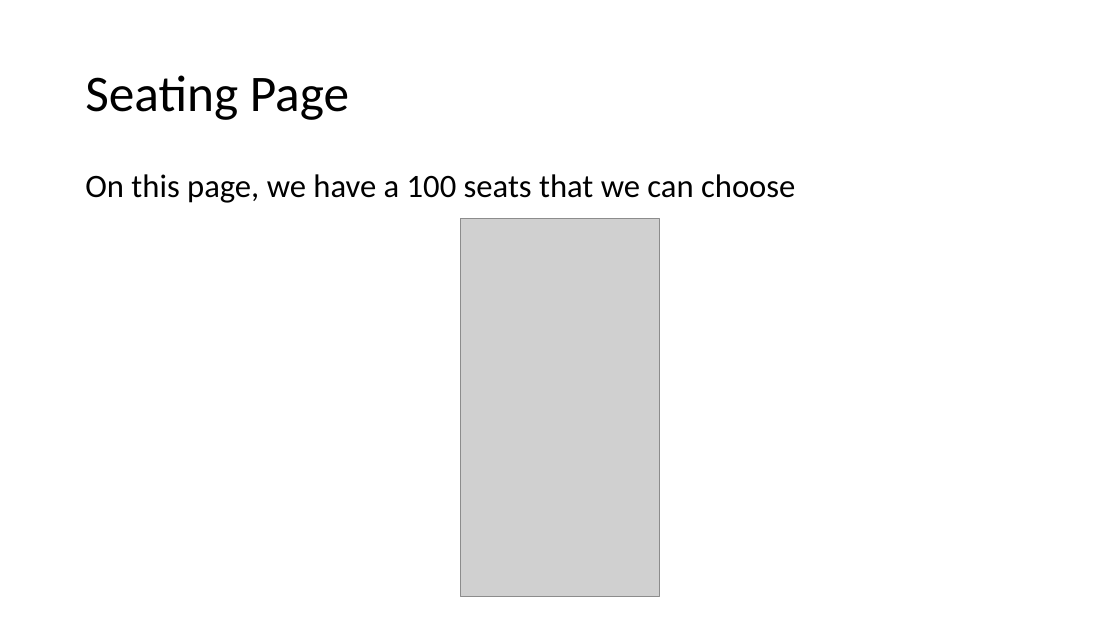
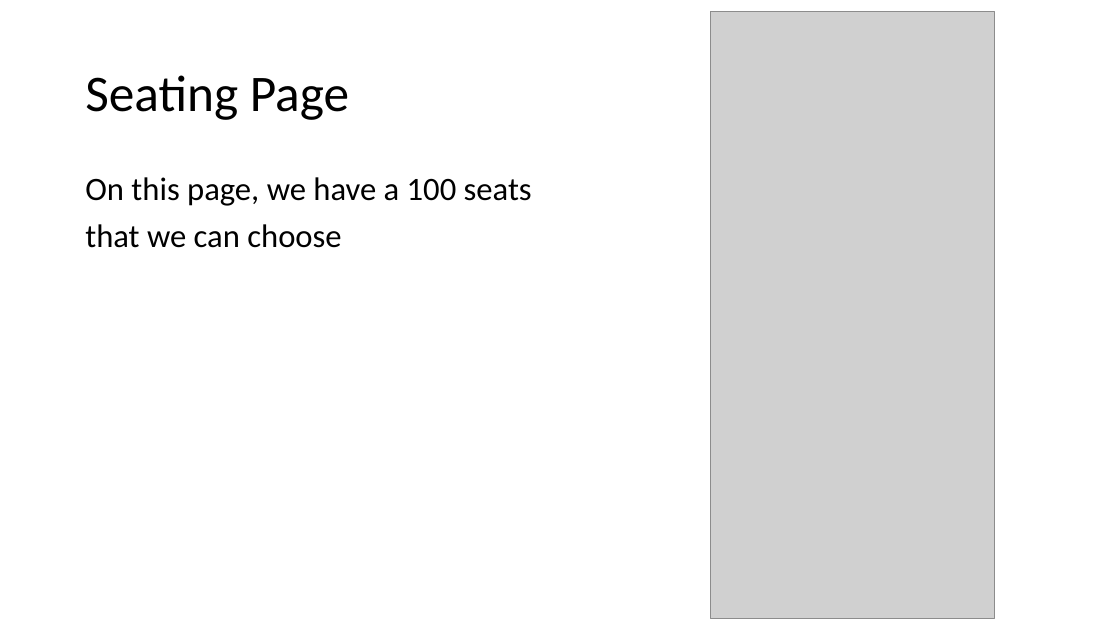
Before and after one commit to AlexandreDelafosse/Dorset-team-7-ticketing, a slide deck: slide 4 of Presentation.pptx. Drawn at 1120x630 pixels with LibreOffice and Linux fonts; fonts in the diff are those of the drawing; grey boxes stand for pictures. Boxes give left, top, right and bottom in pixels: in the first picture for what was removed or moved away, otherwise in the second. Text is boxed around its words. In the diff, an @@ line names an element or a change of style, - is before the commit and + after.

```diff
--- a/Presentation.pptx
+++ b/Presentation.pptx
@@ picture added at (711,12,995,618) @@
@@ text at (85,177,532,248): text changed @@
-On this page, we have a 100 seats that we can choose
+On this page, we have a 100 seats
+that we can choose
@@ picture removed at (461,218,660,597) @@
```
Also in this commit, not shown: 5 other slides changed.
